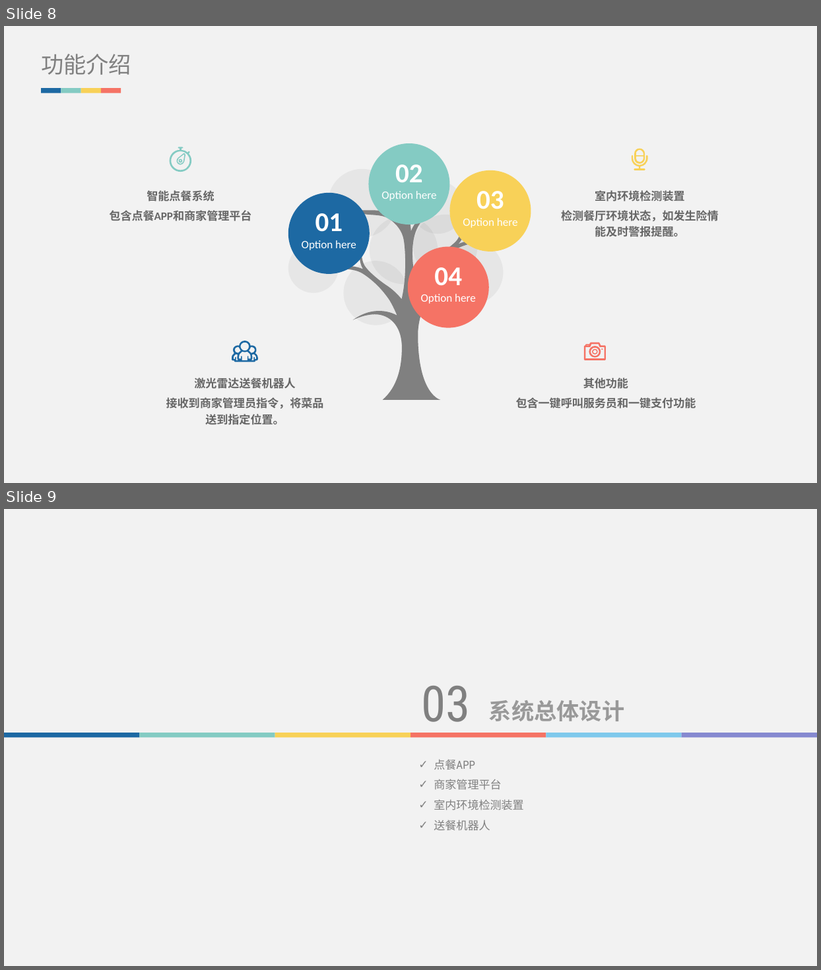
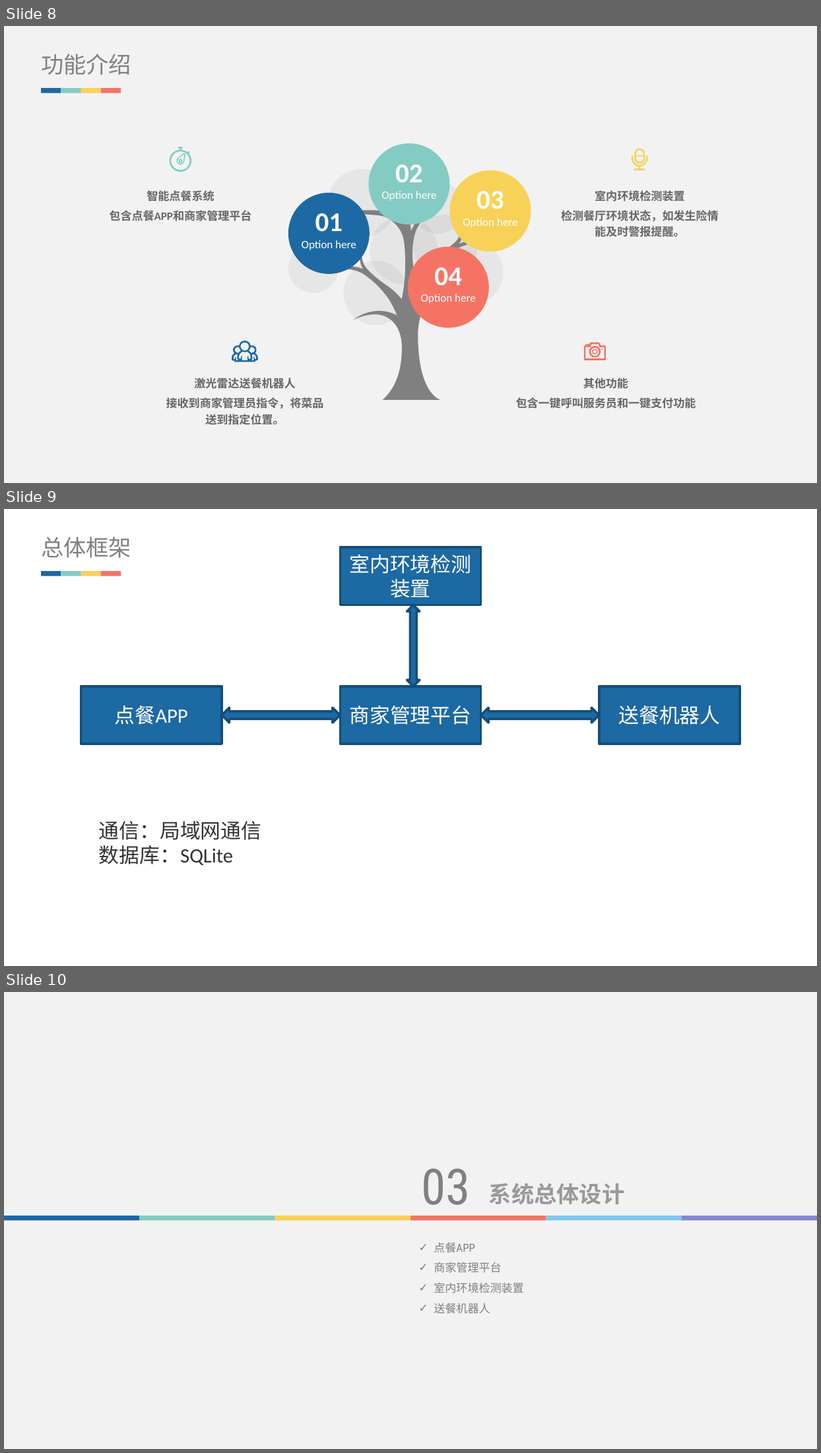
Before and after one commit to Kis-M/lunwen, a slide deck: 毕业答辩.pptx. Shown one above the other, each under a label of ours: slides 8 and 9 before the commit, slides 8, 9 and 10 after it. The pictures are 821x970 and 821x1453 pixels, drawn with LibreOffice and Linux fonts; fonts in the diff are those of the drawing. Boxes give left, top, right and bottom in pixels: in the first picture for what was removed or moved away, otherwise in the second. Text is boxed around its words. In the diff, an @@ line names an element or a change of style, - is before the commit and + after.

```diff
--- a/毕业答辩.pptx
+++ b/毕业答辩.pptx
@@ slide 9 added at <box>4,509,817,966</box>, background #FFFFFF @@
@@ text added at <box>41,537,131,558</box>, 20 pt, text #808080 @@
+总体框架
@@ rectangle added at <box>340,547,481,605</box>, fill #1D69A3, outline #154E79 2 pt, 18 pt, text #FFFFFF @@
+室内环境检测装置
@@ group added at <box>42,572,121,576</box>: 4 rectangles @@
@@ up down arrow added at <box>407,605,420,687</box>, fill #1D69A3, outline #154E79 2 pt @@
@@ rectangle added at <box>81,687,222,744</box>, fill #1D69A3, outline #154E79 2 pt, 18 pt, text #FFFFFF @@
+点餐APP
@@ rectangle added at <box>340,687,481,744</box>, fill #1D69A3, outline #154E79 2 pt, 18 pt, text #FFFFFF @@
+商家管理平台
@@ rectangle added at <box>599,687,740,744</box>, fill #1D69A3, outline #154E79 2 pt, 18 pt, text #FFFFFF @@
+送餐机器人
@@ left right arrow added at <box>222,708,340,723</box>, fill #1D69A3, outline #154E79 2 pt @@
@@ left right arrow added at <box>481,708,599,723</box>, fill #1D69A3, outline #154E79 2 pt @@
@@ text added at <box>99,821,261,865</box>, 18 pt, text #333333 @@
+通信：局域网通信
+数据库：SQLite
@@ what was slide 9 is now slide 10 @@
```
Also in this commit, not shown: 7 slides changed, 2 other slides added, 1 slide removed, 1 other file.
